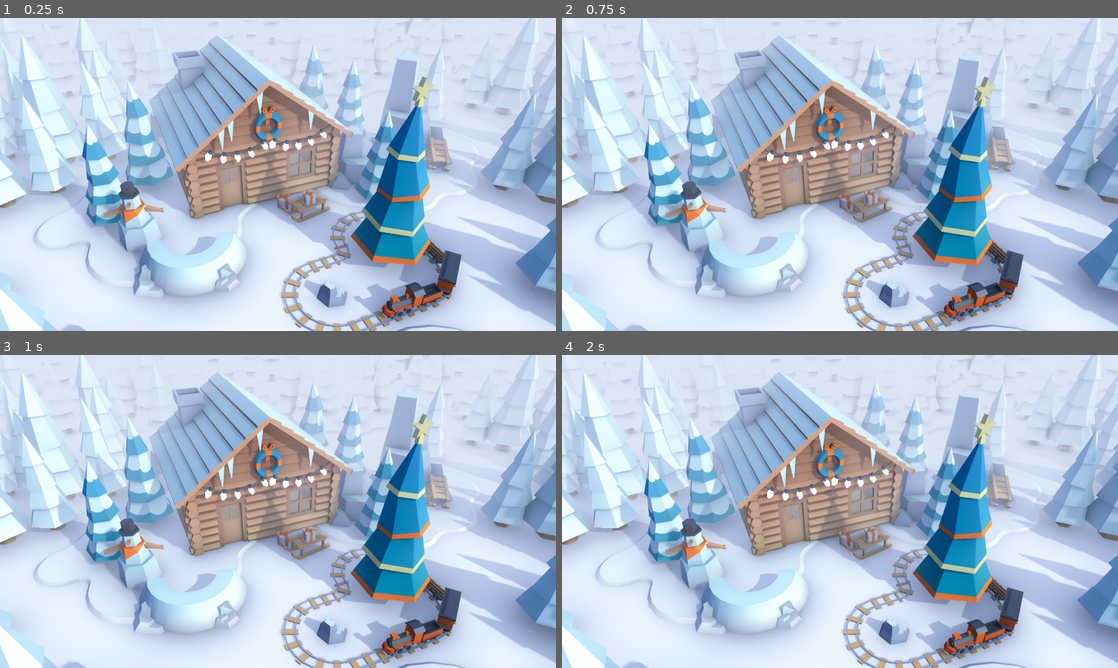
Above: before the commit, frames 1-4 (two rows, left to right).
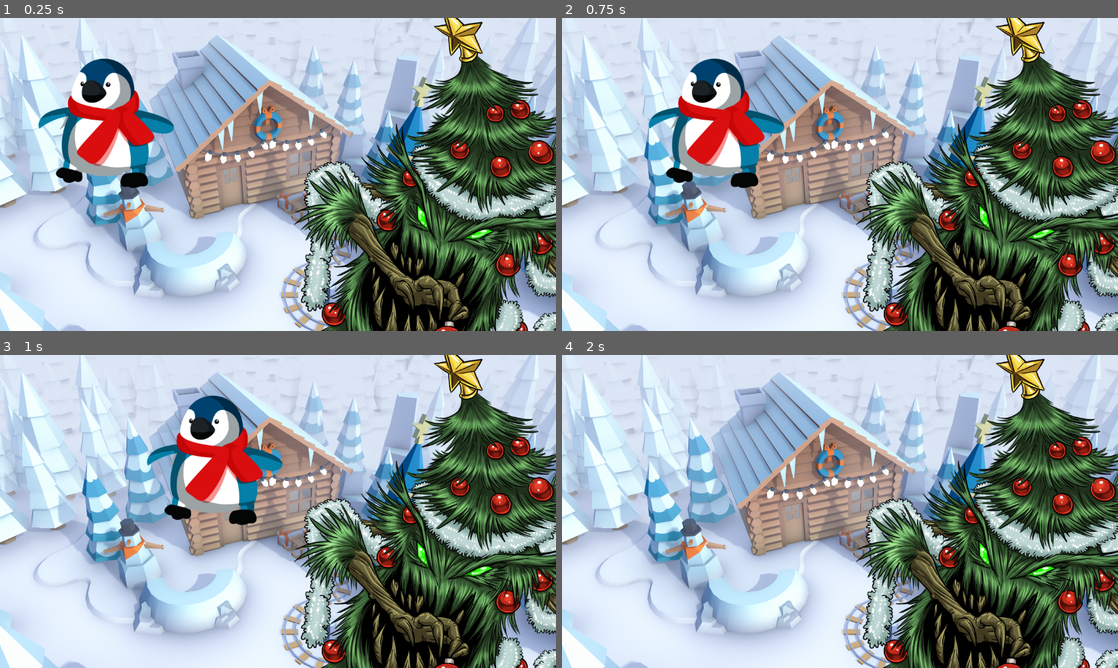
Above: after the commit, the same moments.

Repository: josed5001/performance-task-final
Game: Godot game, scene res://world.tscn
The game is run twice, just before and just after one commit, with the same random seed, the same clock (stepped at 60 frames per second) and the same inputs. Before the commit the project has no main scene; this scene is started directly in both runs.
Inputs:
- Up to frame 1 (0.25 s): no input
- Up to frame 2 (0.75 s): tap Enter at 0.5 s; hold Right (ui_right) from 0.53 s (still down)
- Up to frame 3 (1 s): keep holding Right (ui_right)
- Up to frame 4 (2 s): release Right (ui_right) at 1.28 s; hold Down (ui_down) from 1.28 s (still down)

The runs differ from the first frame. In frame 1, 35% of the frame differs, in the area x 6-100%, y 0-100%; in frame 2, 35%, in the area x 15-100%, y 0-100%; in frame 3, 35%; in frame 4, 29%.

Commit message:
Collissions setup

Diff:
--- a/enemy.tscn
+++ b/enemy.tscn
@@ -7,6 +7,7 @@
 height = 1069.1
 
 [node name="enemy" type="RigidBody2D"]
+gravity_scale = 2.66454e-15
 
 [node name="Sprite2D" type="Sprite2D" parent="."]
 texture = ExtResource("1_4ytea")
--- a/player.gd
+++ b/player.gd
@@ -18,3 +18,7 @@
 	if velocity.length() > 0:
 		velocity = velocity.normalized() * speed
 	position += velocity * delta
+
+
+func _on_body_entered(body):
+	hide()
--- a/player.tscn
+++ b/player.tscn
@@ -16,3 +16,5 @@
 [node name="CollisionShape2D" type="CollisionShape2D" parent="."]
 position = Vector2(-1, 2)
 shape = SubResource("CapsuleShape2D_kxb3m")
+
+[connection signal="body_entered" from="." to="." method="_on_body_entered"]
--- a/project.godot
+++ b/project.godot
@@ -11,6 +11,7 @@
 [application]
 
 config/name="Your-Name-Performance-Task"
+run/main_scene="res://world.tscn"
 config/features=PackedStringArray("4.1", "Forward Plus")
 
 [display]
--- a/world.tscn
+++ b/world.tscn
@@ -1,6 +1,8 @@
-[gd_scene load_steps=2 format=3 uid="uid://duemjd0qhekrw"]
+[gd_scene load_steps=4 format=3 uid="uid://duemjd0qhekrw"]
 
 [ext_resource type="Texture2D" uid="uid://bwmny50vdxvr1" path="res://assets/wallpaperCabin.jpg" id="1_85gfb"]
+[ext_resource type="PackedScene" uid="uid://cdck1je2aiqgs" path="res://player.tscn" id="2_sggxx"]
+[ext_resource type="PackedScene" uid="uid://fstd4oj15k28" path="res://enemy.tscn" id="3_lxjki"]
 
 [node name="World" type="Node2D"]
 
@@ -8,3 +10,9 @@
 scale = Vector2(0.61, 0.61)
 texture = ExtResource("1_85gfb")
 centered = false
+
+[node name="Player" parent="." instance=ExtResource("2_sggxx")]
+position = Vector2(220, 218)
+
+[node name="enemy" parent="." instance=ExtResource("3_lxjki")]
+position = Vector2(930, 488)
